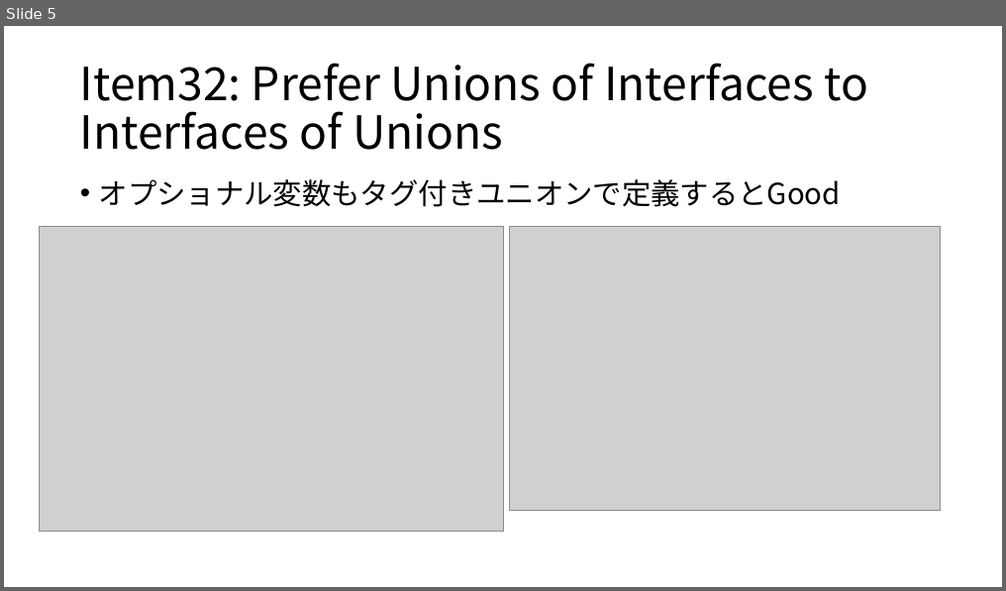
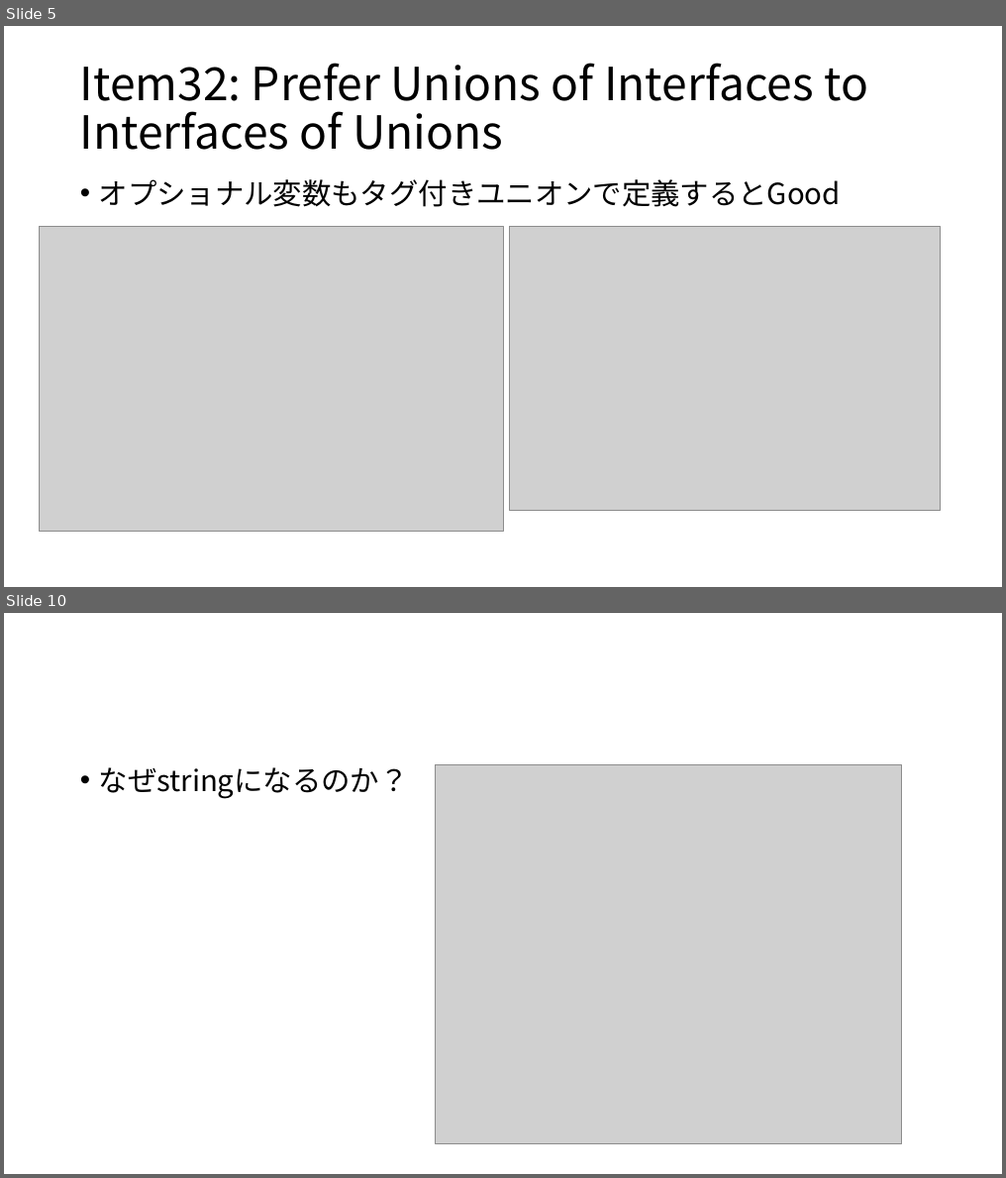
Before and after one commit to tomoyanp/document, a slide deck: 勉強会2.pptx. Shown one above the other, each under a label of ours: slide 5 before the commit, slides 5 and 10 after it; the slides between them are not shown. The pictures are 1006x591 and 1006x1178 pixels, drawn with LibreOffice and Linux fonts; fonts in the diff are those of the drawing; grey boxes stand for pictures. Boxes give left, top, right and bottom in pixels: in the first picture for what was removed or moved away, otherwise in the second. Text is boxed around its words. In the diff, an @@ line names an element or a change of style, - is before the commit and + after.

```diff
--- a/勉強会2.pptx
+++ b/勉強会2.pptx
@@ slide 10 added at (x1=4, y1=613, x2=1002, y2=1174), background #FFFFFF @@
@@ text added at (x1=99, y1=767, x2=409, y2=799), 28 pt, text #000000 @@
+• なぜstringになるのか？
@@ picture added at (x1=436, y1=765, x2=902, y2=1145) @@
```
Also in this commit, not shown: 8 other slides added.
